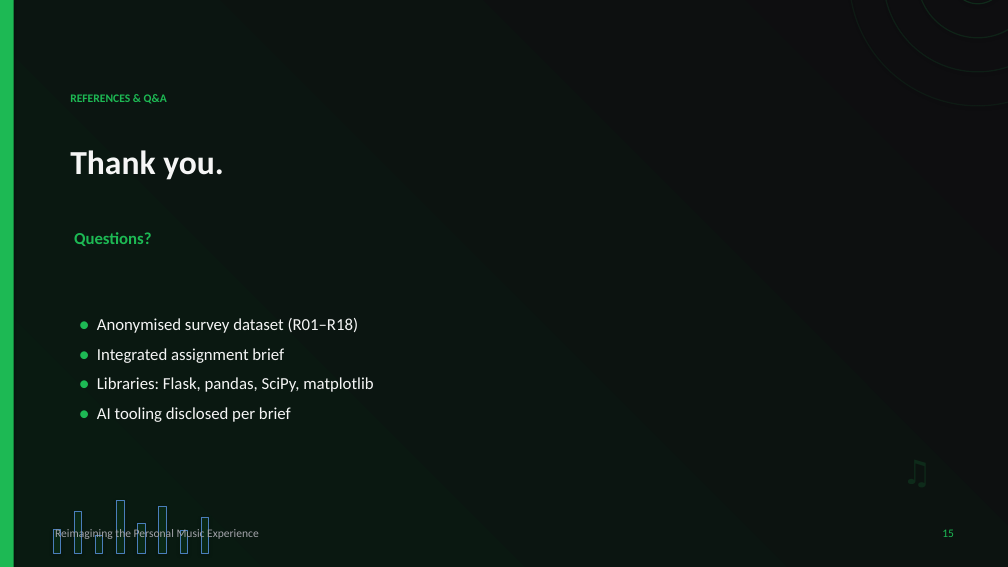
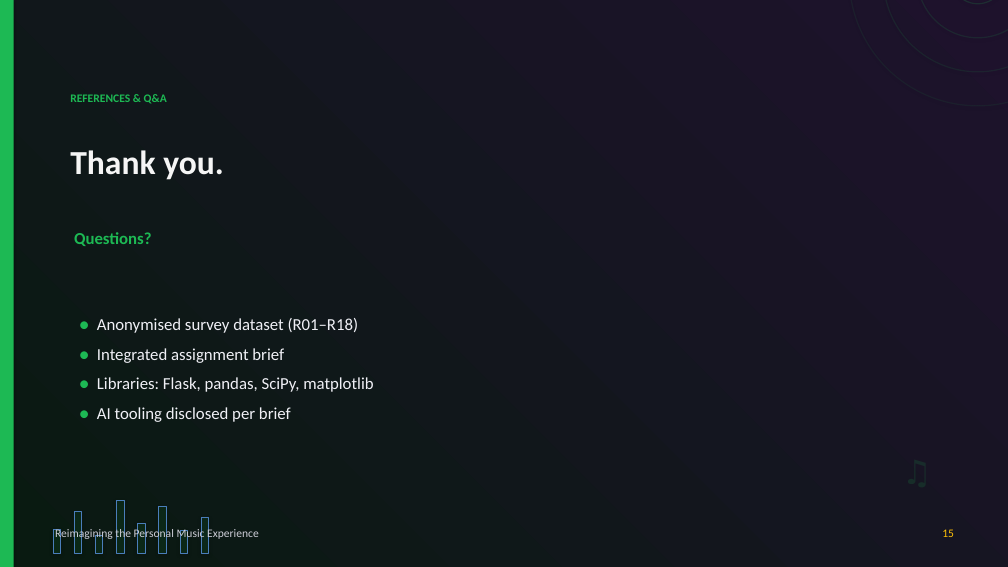
Before and after one commit to preet-kamdar/design-thinking-sem3, a slide deck: slide 15 of docs/Presentation.pptx. Drawn at 1008x567 pixels with LibreOffice and Linux fonts; fonts in the diff are those of the drawing. Boxes give left, top, right and bottom in pixels: in the first picture for what was removed or moved away, otherwise in the second. Text is boxed around its words. In the diff, an @@ line names an element or a change of style, - is before the commit and + after.

```diff
--- a/docs/Presentation.pptx
+++ b/docs/Presentation.pptx
@@ rectangle at (0, 0, 1008, 567): fill gradient #091A11 to #0E0E10 to gradient #091A11 to #1E122C @@
@@ text "● Anonymised survey dataset (R01–R18)" at (97, 318, 373, 422): text colour #F5F5F5 to #F0F0F6 @@
@@ text "Reimagining the Personal Music Experience" at (55, 528, 259, 541): text colour #A3A3AA to #CDCDD7 @@
@@ text "15" at (942, 529, 954, 537): text colour #1DB954 to #FFC107 @@
```
Also in this commit, not shown: 14 other slides changed, 2 other files.
